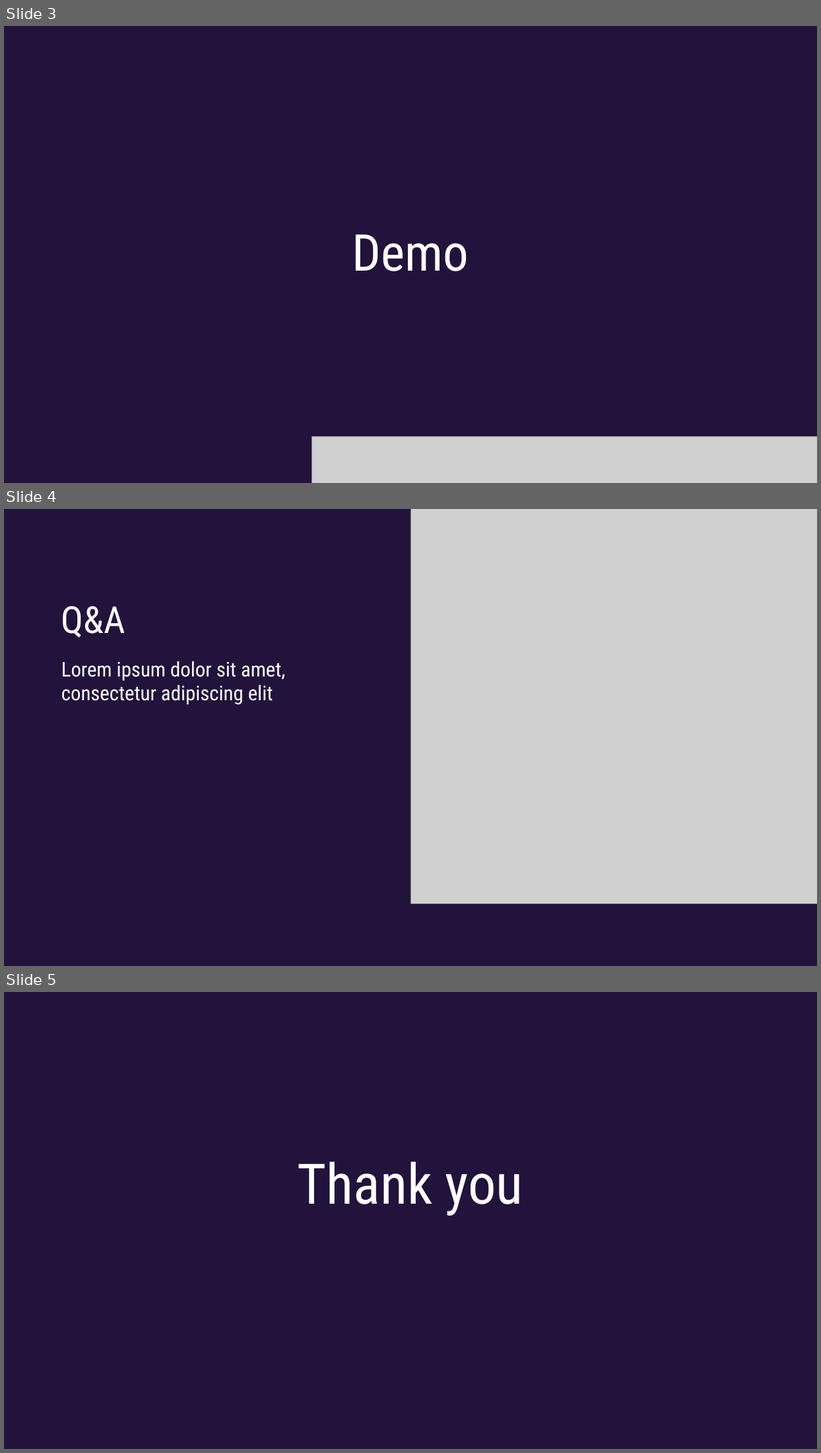
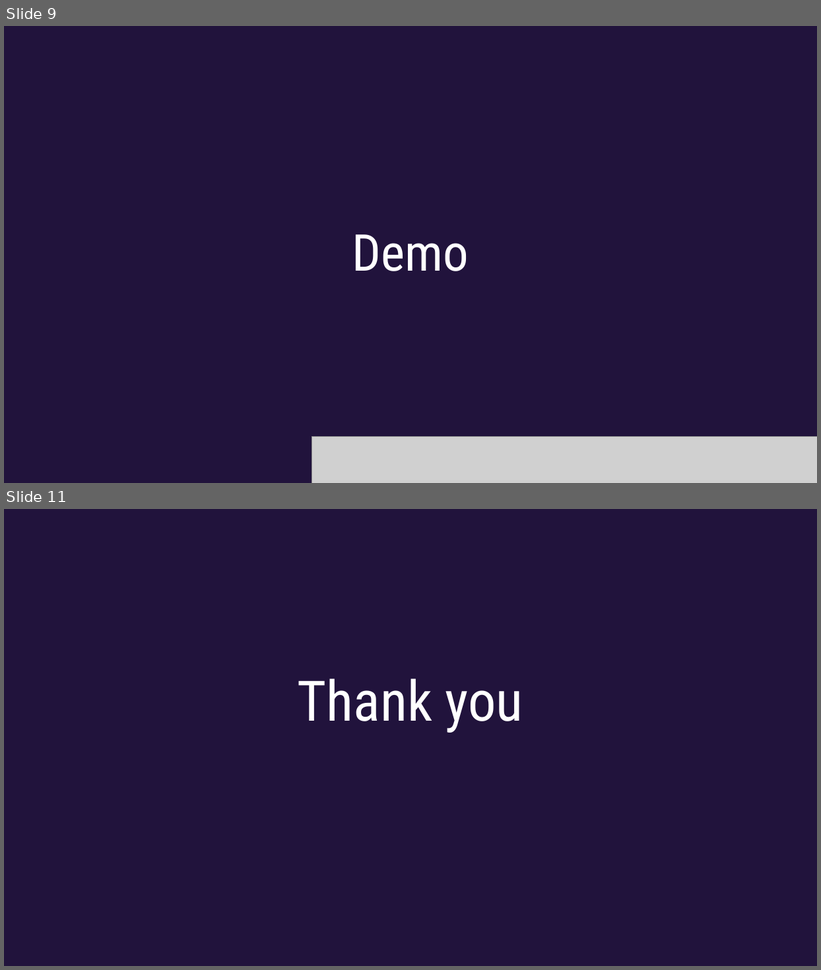
Before and after one commit to dsmith14w/VeeamBackupMP, a slide deck: SCOMathon 2024 PowerPoint Template D Smith Example.pptx. Shown one above the other, each under a label of ours: slides 3, 4 and 5 before the commit, slides 9 and 11 after it; the slides between them are not shown. The pictures are 821x1453 and 821x970 pixels, drawn with LibreOffice and Linux fonts; fonts in the diff are those of the drawing; grey boxes stand for pictures; background and template pictures are left out. Boxes give left, top, right and bottom in pixels: in the first picture for what was removed or moved away, otherwise in the second. Text is boxed around its words. In the diff, an @@ line names an element or a change of style, - is before the commit and + after.

```diff
--- a/SCOMathon 2024 PowerPoint Template D Smith Example.pptx
+++ b/SCOMathon 2024 PowerPoint Template D Smith Example.pptx
@@ slide 4 removed at (4, 509, 817, 966), background #21133C @@
@@ picture removed at (411, 509, 817, 904) @@
@@ title removed at (61, 606, 125, 638) @@
-Q&A
@@ text removed at (61, 661, 285, 705) @@
-Lorem ipsum dolor sit amet, consectetur adipiscing elit
@@ what was slide 3 is now slide 9 @@
@@ what was slide 5 is now slide 11 @@
```
Also in this commit, not shown: 9 slides added, 2 other slides removed.
